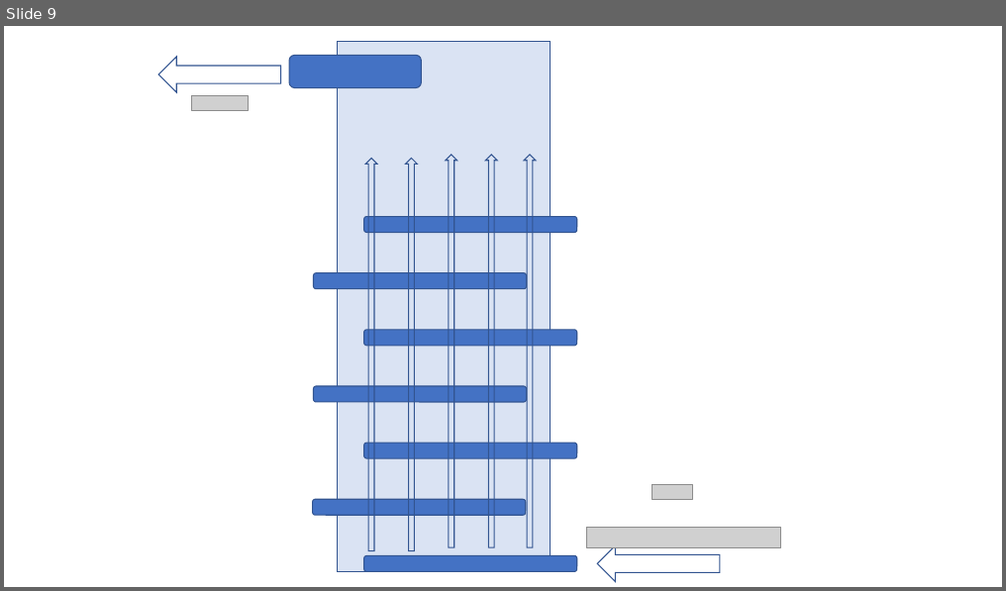
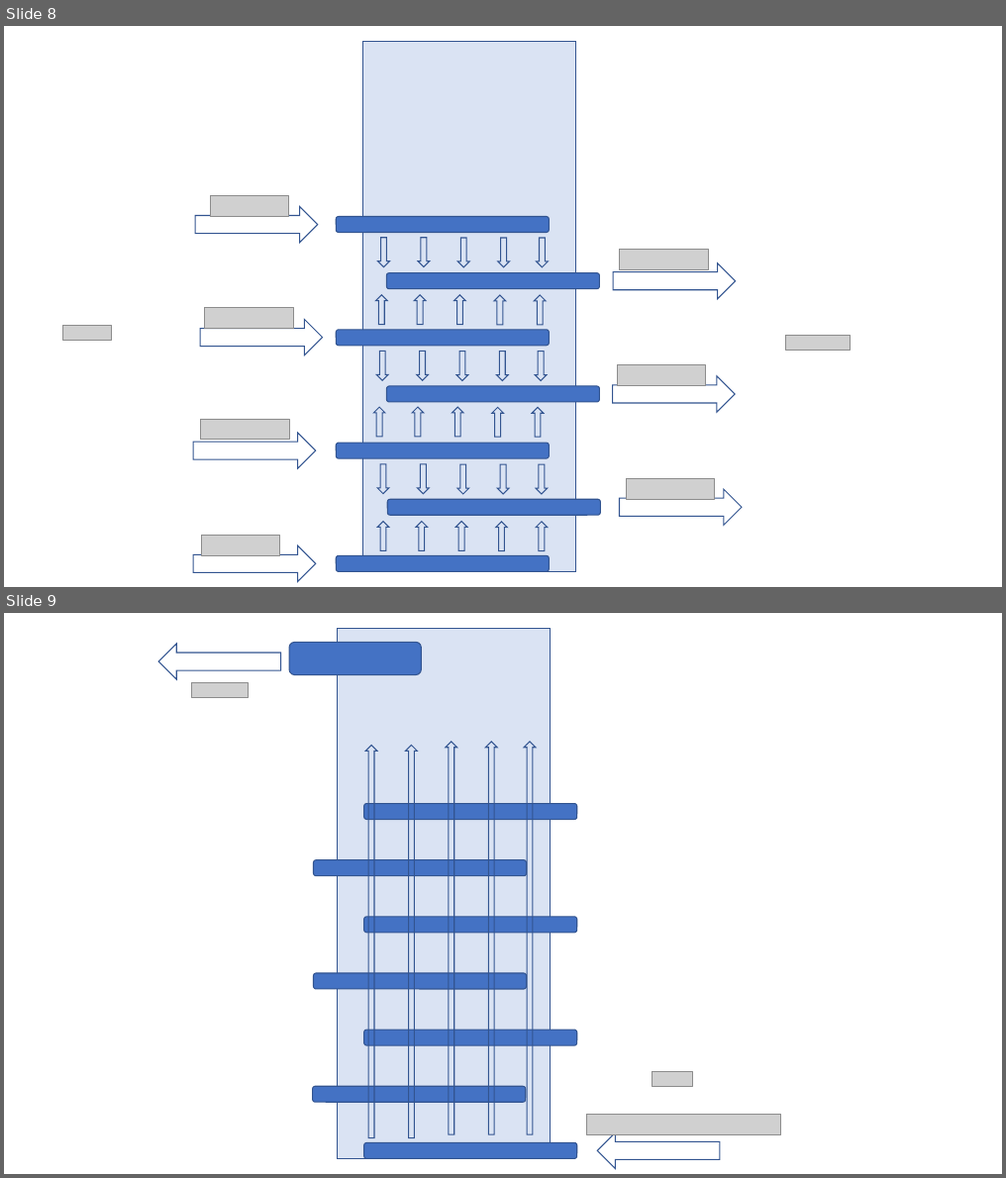
Before and after one commit to AguaClara/Textbook, a slide deck: ClareDiagrams.pptx. Shown one above the other, each under a label of ours: slide 9 before the commit, slides 8 and 9 after it. The pictures are 1006x591 and 1006x1178 pixels, drawn with LibreOffice and Linux fonts; fonts in the diff are those of the drawing; grey boxes stand for pictures. Boxes give left, top, right and bottom in pixels: in the first picture for what was removed or moved away, otherwise in the second. Text is boxed around its words. In the diff, an @@ line names an element or a change of style, - is before the commit and + after.

```diff
--- a/ClareDiagrams.pptx
+++ b/ClareDiagrams.pptx
@@ slide 8 added at (4, 26, 1002, 587), background #FFFFFF @@
@@ picture added at (210, 196, 288, 217) @@
@@ right arrow added at (196, 206, 318, 243), outline #325491 1 pt @@
@@ picture added at (620, 250, 709, 271) @@
@@ right arrow added at (614, 264, 736, 299), outline #325491 1 pt @@
@@ right arrow added at (200, 319, 322, 356), outline #325491 1 pt @@
@@ picture added at (205, 307, 294, 329) @@
@@ picture added at (62, 325, 111, 340) @@
@@ picture added at (785, 335, 850, 350) @@
@@ right arrow added at (613, 376, 735, 412), outline #325491 1 pt @@
@@ picture added at (617, 366, 706, 386) @@
@@ right arrow added at (193, 433, 316, 470), outline #325491 1 pt @@
@@ picture added at (200, 419, 289, 440) @@
@@ group added at (337, 42, 601, 572): 30 down arrows, 7 rounded rectangles, 1 rectangle @@
@@ right arrow added at (620, 489, 742, 525), outline #325491 1 pt @@
@@ picture added at (626, 478, 715, 500) @@
@@ right arrow added at (193, 547, 316, 582), outline #325491 1 pt @@
@@ picture added at (202, 536, 280, 557) @@
```
Also in this commit, not shown: 1 slide removed, 4 other files.
